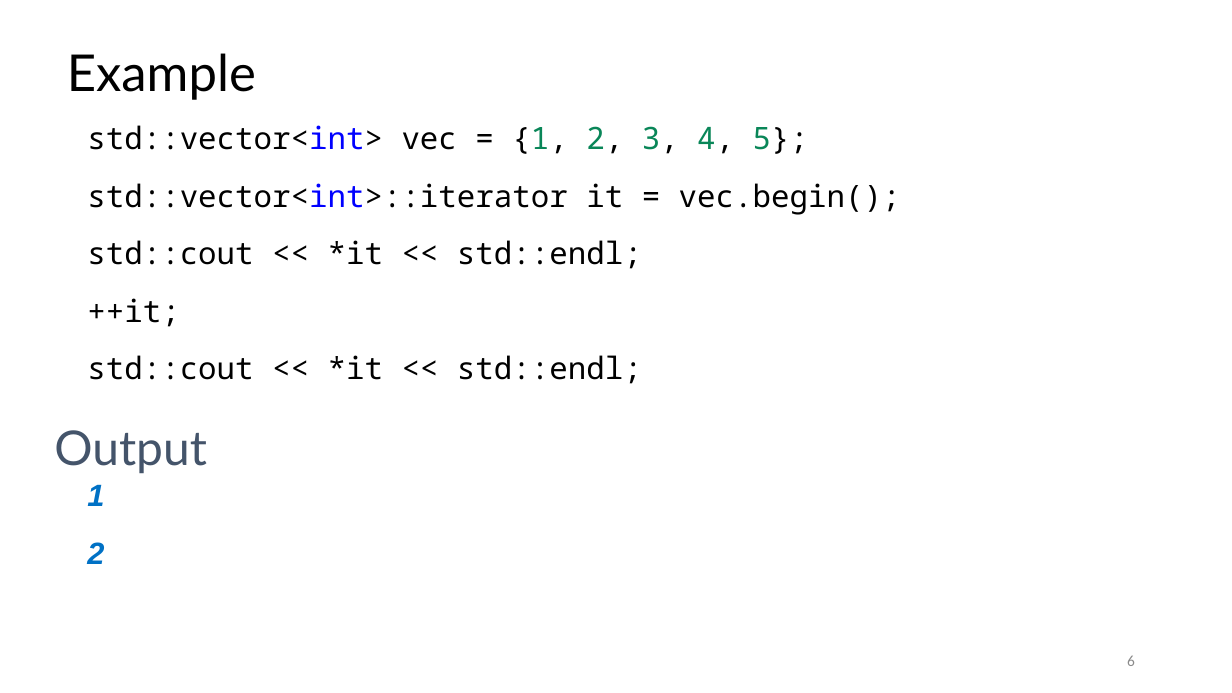
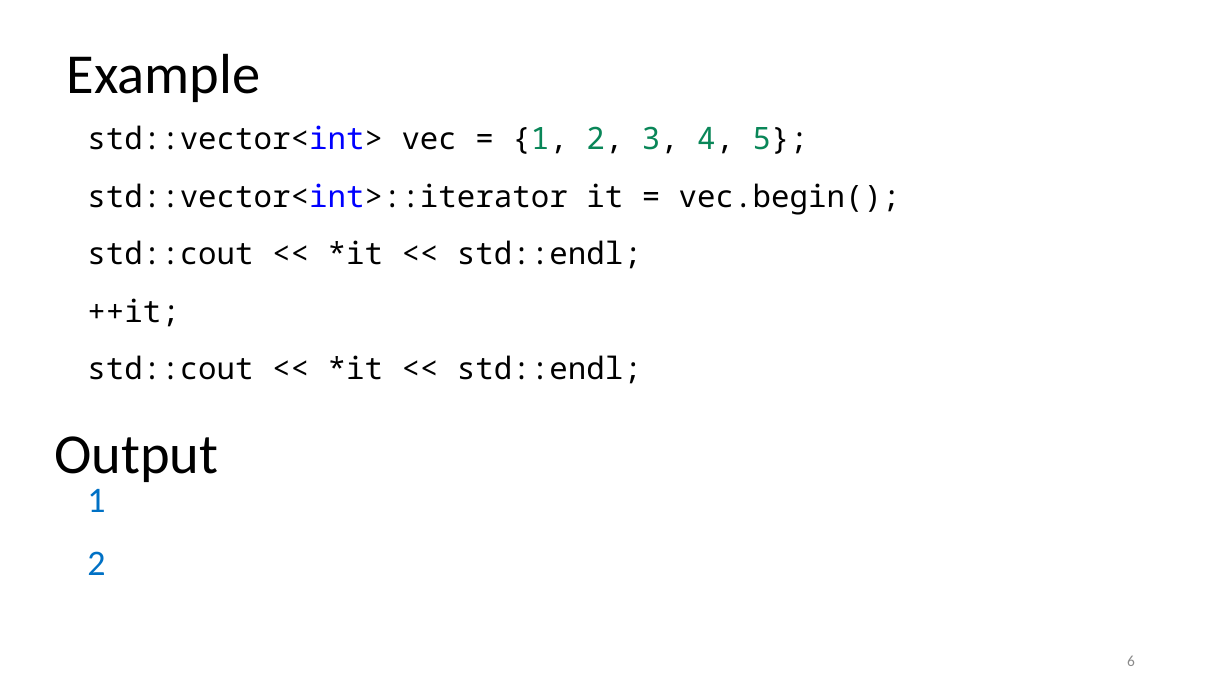
Before and after one commit to rarutyun/cpp-courses, a slide deck: slide 6 of 08_iterators/08_iterators.pptx. Drawn at 1232x693 pixels with LibreOffice and Linux fonts; fonts in the diff are those of the drawing. Boxes give left, top, right and bottom in pixels: in the first picture for what was removed or moved away, otherwise in the second. Text is boxed around its words. In the diff, an @@ line names an element or a change of style, - is before the commit and + after.

Commit message:
Change fonts

```diff
--- a/08_iterators/08_iterators.pptx
+++ b/08_iterators/08_iterators.pptx
@@ title "Example" at (67, 53, 261, 102): size 29.7 to 33 pt, font Lato to Calibri @@
@@ text "Output" at (54, 436, 218, 482): size 28 to 33 pt, font Lato to Calibri, text colour #44546A to #000000 @@
@@ text "1" at (87, 489, 105, 575): size 18 to 21 pt, font Arial to Calibri, bold off, italic off @@
```
Also in this commit, not shown: 25 other slides changed.
